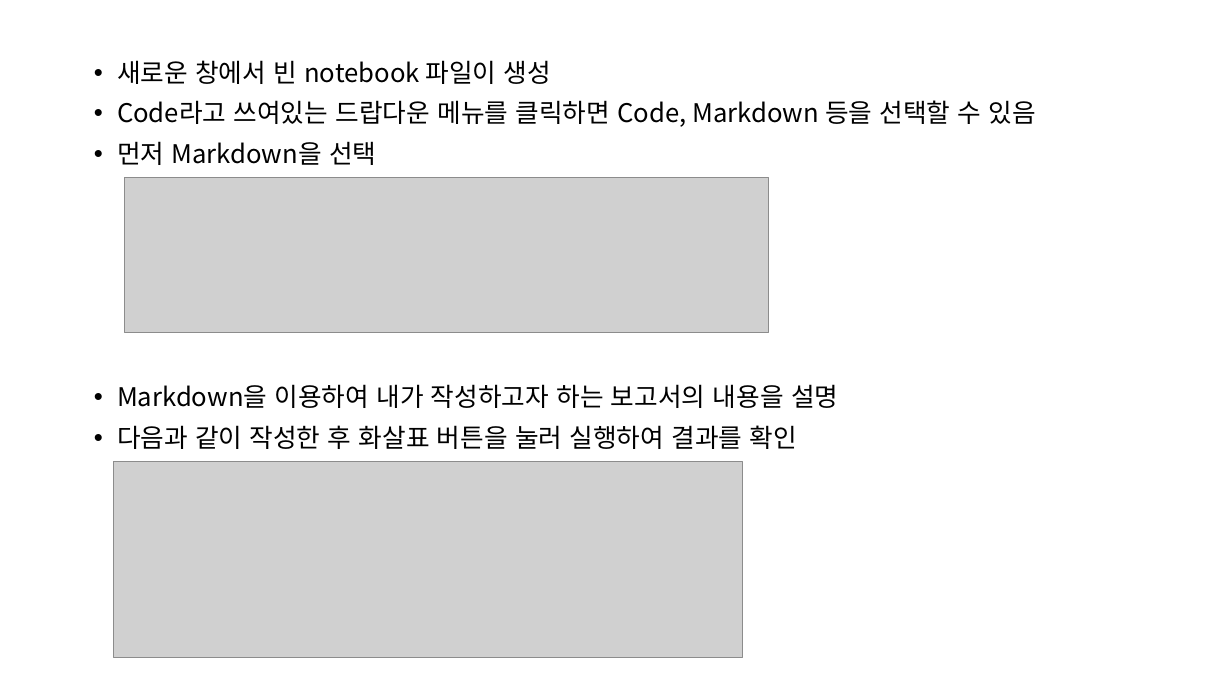
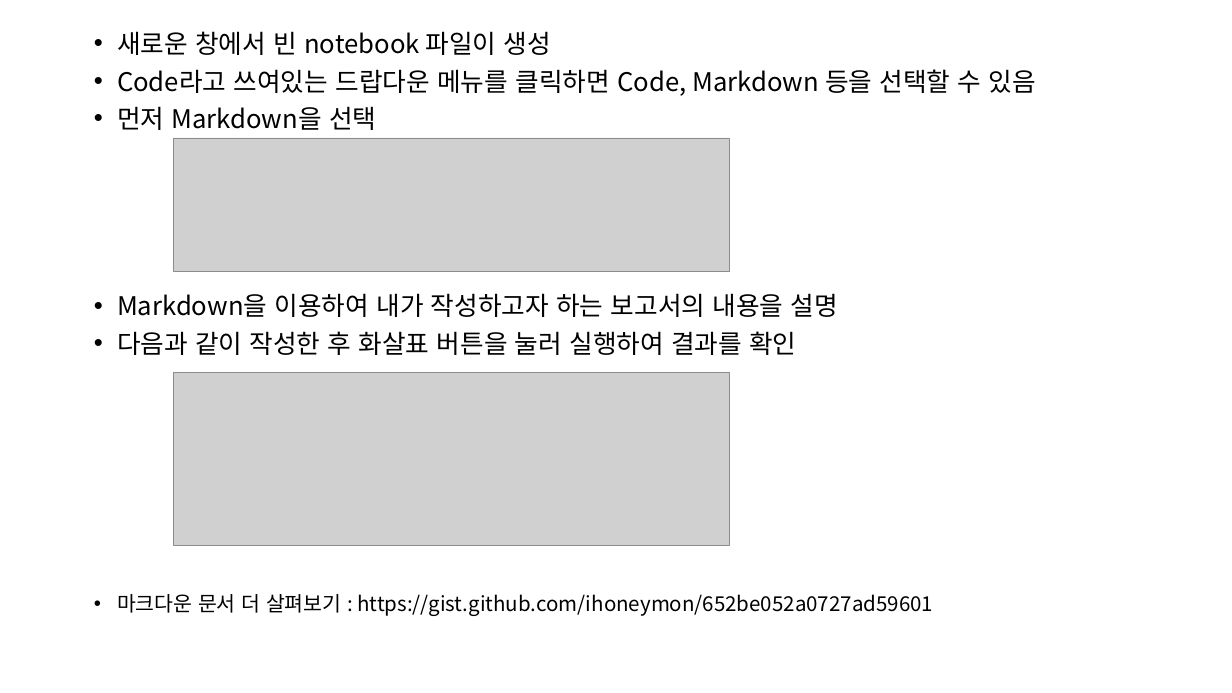
Before and after one commit to ksublee/SPuP, a slide deck: slide 21 of ppt/Python_1_소개.pptx. Drawn at 1232x693 pixels with LibreOffice and Linux fonts; fonts in the diff are those of the drawing; grey boxes stand for pictures. Boxes give left, top, right and bottom in pixels: in the first picture for what was removed or moved away, otherwise in the second. Text is boxed around its words. In the diff, an @@ line names an element or a change of style, - is before the commit and + after.

Commit message:
update

```diff
--- a/ppt/Python_1_소개.pptx
+++ b/ppt/Python_1_소개.pptx
@@ text "새로운 창에서 빈 notebook 파일이 ...": place and size @@
-text "새로운 창에서 빈 notebook 파일이 ..." at <box>117,60,1035,449</box>
+text "새로운 창에서 빈 notebook 파일이 ..." at <box>117,31,1035,616</box>
@@ text at <box>117,31,1035,355</box>: line spacing 0.9 to 0.8 @@
@@ picture: place and size @@
-picture at <box>124,177,768,333</box>
+picture at <box>174,138,730,272</box>
@@ picture: place and size @@
-picture at <box>114,462,743,657</box>
+picture at <box>174,372,730,545</box>
@@ text at <box>117,594,933,616</box>: paragraph added @@
+• 마크다운 문서 더 살펴보기 : https://gist.github.com/ihoneymon/652be052a0727ad59601
```
